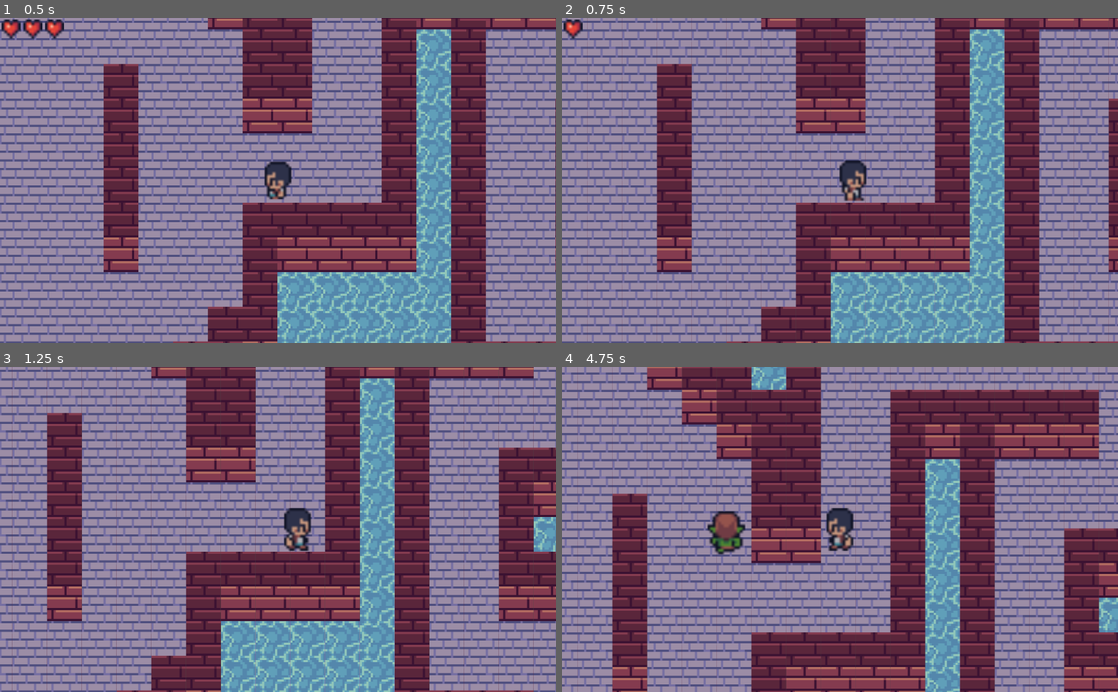
Above: before the commit, frames 1-4 (two rows, left to right).
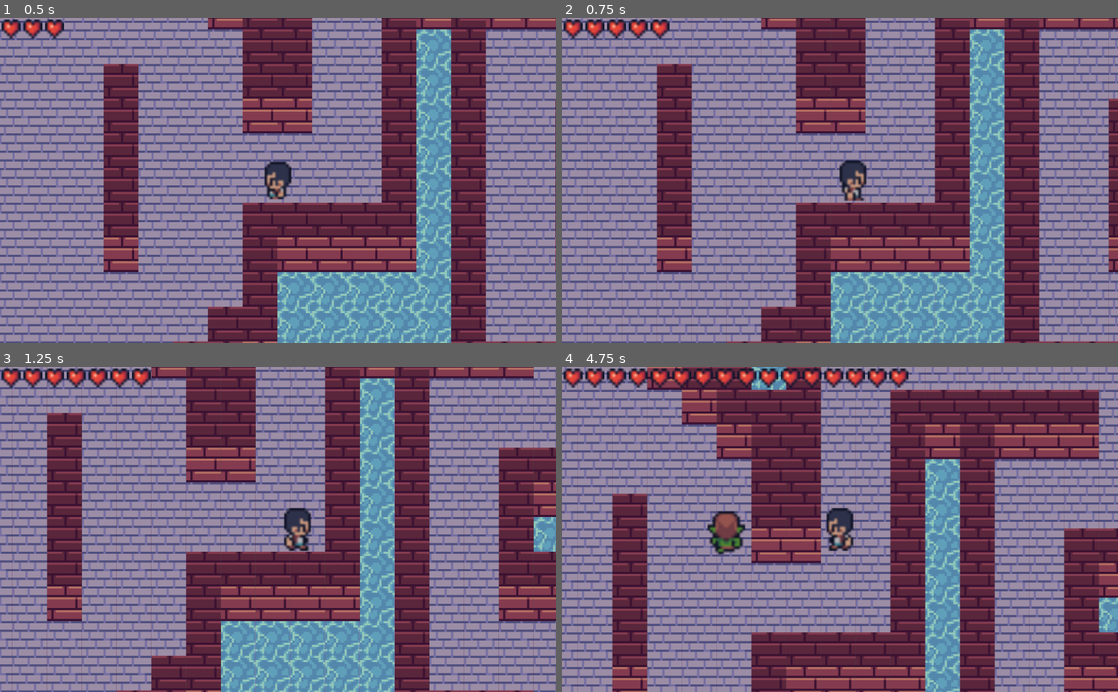
Above: after the commit, the same moments.

Repository: JosepLlimona/Apruebanosprofe
Game: Godot game, scene res://scenes/dungeon1.tscn
The game is run twice, just before and just after one commit, with the same random seed, the same clock (stepped at 60 frames per second) and the same inputs.
Inputs (mouse positions are in pixels of both pictures, inside the frame that each line leads up to):
- Up to frame 1 (0.5 s): no input
- Up to frame 2 (0.75 s): tap Enter (ui_accept) at 0.5, 0.6 s; move the mouse to (962, 164) at 0.52 s; hold Right (ui_right) from 0.53 s (still down)
- Up to frame 3 (1.25 s): keep holding Right (ui_right); tap Enter (ui_accept) at 0.77, 1.07 s
- Up to frame 4 (4.75 s): move the mouse to (728, 545) at 1.27 s; release Right (ui_right) at 1.28 s; hold Down (ui_down) 1.28-2.03 s; click (728, 545) at 1.35 s; tap Enter (ui_accept) at 1.52, 1.55, 1.82, 2.1, 3.02, 3.05, 3.32, 3.6, 3.77, 4.07, 4.52, 4.55 s; move the mouse to (895, 458) at 2.02 s; hold Right (ui_right) 2.03-2.78 s; move the mouse to (812, 594) at 2.77 s; hold Up (ui_up) 2.78-3.53 s; click (812, 594) at 2.85 s; move the mouse to (1006, 578) at 3.52 s; hold Left (ui_left) from 3.53 s (still down); tap Escape (ui_cancel) at 4.15 s; move the mouse to (673, 480) at 4.27 s; click (673, 480) at 4.35 s

Frame 1 is identical in both runs. In frame 2, 0.6% of the frame differs, in the area x 4-20%, y 0-7%; in frame 3, 1.1%; in frame 4, 2.4%, in the area x 0-63%, y 0-7%.

Commit message:
minor bugs fixed

Diff:
--- a/RPG_GAME/Scripts/HUDController.gd
+++ b/RPG_GAME/Scripts/HUDController.gd
@@ -8,20 +8,13 @@
 
 func startGame(life:int):
 	for i in life:
-		addHeart(xPos,yPos)
+		addHeart()
 
-
-func _process(delta):
-	if Input.is_action_just_pressed("ui_accept"):
-		removeHeart()
-	elif Input.is_action_just_pressed("ui_cancel"):
-		addHeart(xPos,yPos)
-
-func addHeart(x,y):
+func addHeart():
 	var texture = TextureRect.new()
 	texture.texture = heartImage
 	texture.rect_scale = Vector2(5,5)
-	texture.rect_position = Vector2(x,y)
+	texture.rect_position = Vector2(xPos,yPos)
 	hearts.append(texture)
 	add_child(texture)
 	xPos += 40
--- a/RPG_GAME/Scripts/PlayerController.gd
+++ b/RPG_GAME/Scripts/PlayerController.gd
@@ -22,6 +22,9 @@
 	var x_axis = Input.get_axis("ui_left","ui_right")
 	var y_axis = Input.get_axis("ui_up", "ui_down")
 
+	if Input.is_action_just_pressed("ui_accept"):
+		addLife()
+
 	velocity = Vector2(x_axis, y_axis)
 	velocity.normalized()
 
@@ -40,6 +43,9 @@
 func attack():
 	isAttacking = !isAttacking
 
+func addLife():
+	life += 1
+	$Control.addHeart()
 
 func getHurt():
 	$Camera2D.shake(0.1,10)
